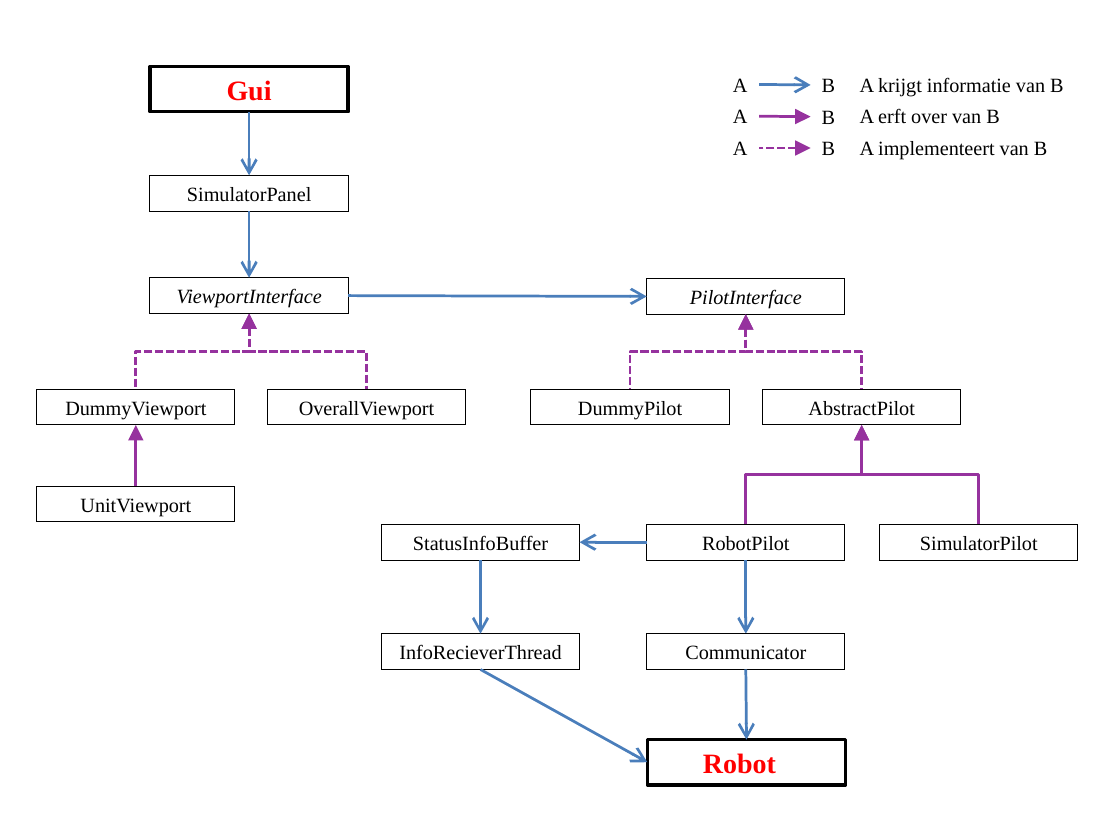
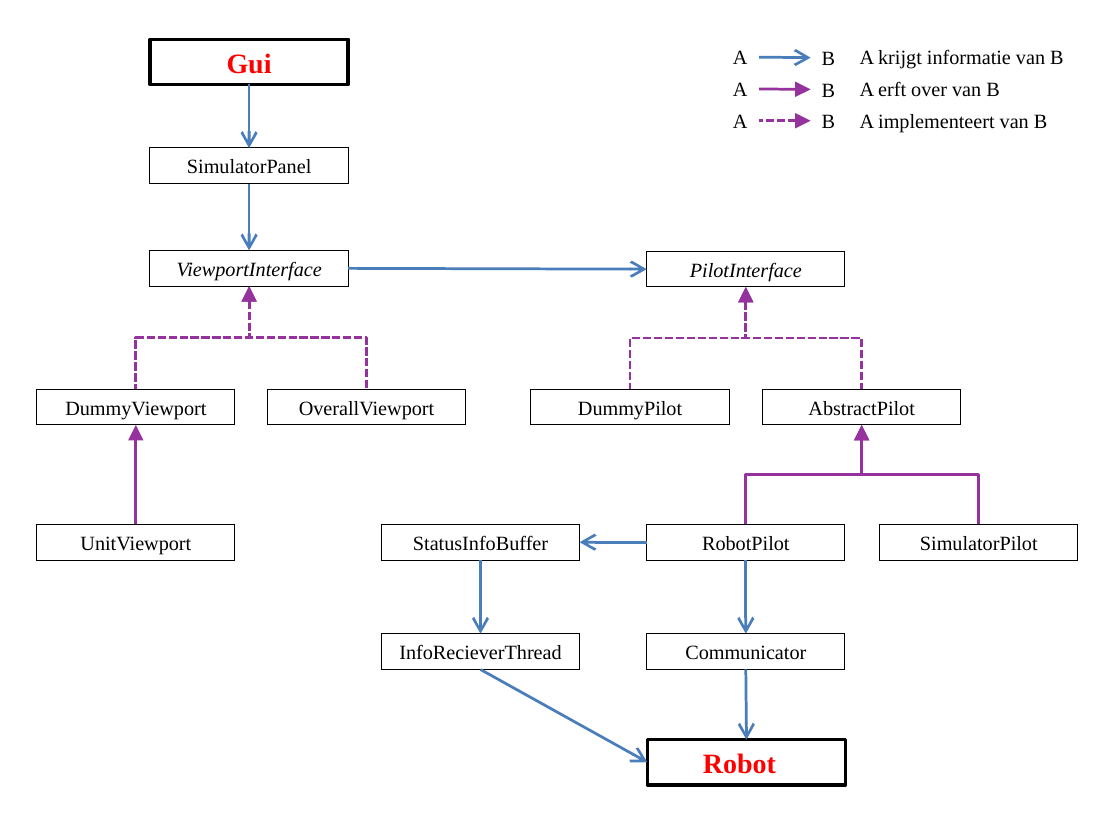
Before and after one commit to toonn/SilverSurfer, a slide deck: slide 1 of SilverSurferVerslag/Verslag demo 6/Klassendiagramma.pptx. Drawn at 1120x840 pixels with LibreOffice and Linux fonts; fonts in the diff are those of the drawing. Boxes give left, top, right and bottom in pixels: in the first picture for what was removed or moved away, otherwise in the second. Text is boxed around its words. In the diff, an @@ line names an element or a change of style, - is before the commit and + after.

```diff
--- a/SilverSurferVerslag/Verslag demo 6/Klassendiagramma.pptx
+++ b/SilverSurferVerslag/Verslag demo 6/Klassendiagramma.pptx
@@ 3 texts, 3 arrows, 2 rectangles: place and size @@
-3 texts, 3 arrows, 2 rectangles at [150,108,1047,315]
+3 texts, 3 arrows, 2 rectangles at [150,81,1047,287]
@@ 6 texts, 3 arrows, 2 rectangles: place and size @@
-6 texts, 3 arrows, 2 rectangles at [150,66,1063,314]
+6 texts, 3 arrows, 2 rectangles at [150,39,1063,287]
@@ elbow arrow moved from (249, 314) - (136, 390) to (249, 287) - (136, 390) @@
@@ elbow arrow moved from (249, 314) - (366, 390) to (249, 287) - (366, 390) @@
@@ elbow arrow moved from (746, 315) - (631, 390) to (746, 287) - (631, 390) @@
@@ elbow arrow moved from (746, 315) - (861, 390) to (746, 287) - (861, 390) @@
@@ arrow moved from (136, 424) - (136, 486) to (136, 424) - (136, 524) @@
@@ rectangle "UnitViewport": place and size @@
-rectangle "UnitViewport" at [37,486,235,522]
+rectangle "UnitViewport" at [37,524,235,560]
```
Also in this commit, not shown: 12 other files.
